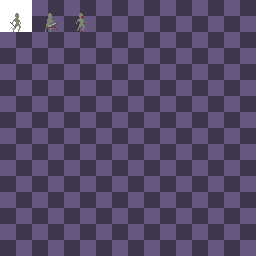
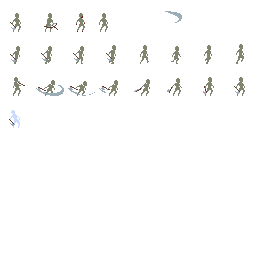
Two versions of the same layered image (256 x 256). Layer-by-layer changes:
removed layer "Слой 1" over [32, 13, 85, 32]
removed layer "Слой 2" over [0, 0, 256, 256]
added layer "Layer 4" above "Layer 1" over [36, 11, 182, 96]
added layer "Layer 1" above "Layer 5" over [9, 13, 245, 128]
